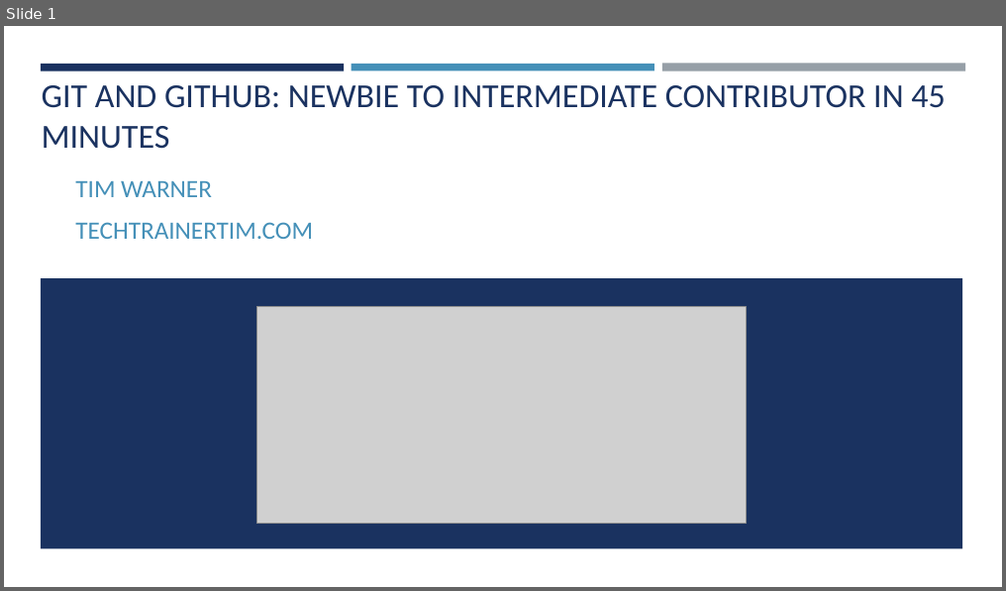
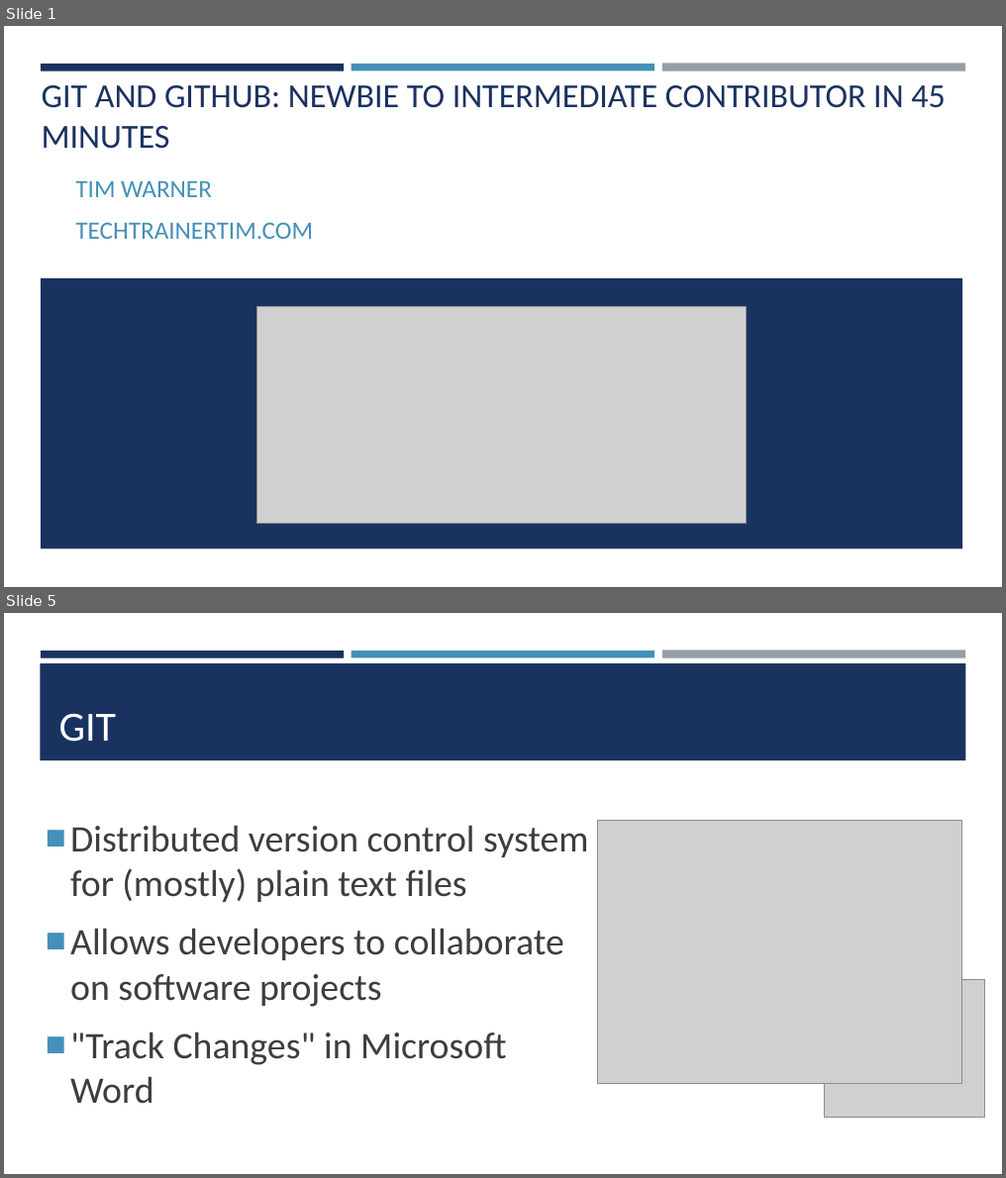
Before and after one commit to timothywarner/summer2019, a slide deck: psh on the river 2019/warner-github-2019.pptx. Shown one above the other, each under a label of ours: slide 1 before the commit, slides 1 and 5 after it; the slides between them are not shown. The pictures are 1006x591 and 1006x1178 pixels, drawn with LibreOffice and Linux fonts; fonts in the diff are those of the drawing; grey boxes stand for pictures; background and template pictures are left out. Boxes give left, top, right and bottom in pixels: in the first picture for what was removed or moved away, otherwise in the second. Text is boxed around its words. In the diff, an @@ line names an element or a change of style, - is before the commit and + after.

```diff
--- a/psh on the river 2019/warner-github-2019.pptx
+++ b/psh on the river 2019/warner-github-2019.pptx
@@ slide 5 added at [4,613,1002,1174], background #FFFFFF; not listed: 3 template elements that a slide beside it also shows @@
@@ rectangle added at [40,663,966,761], fill #1A3260 @@
@@ title added at [59,713,116,742], 40 pt, text #FFFFFF @@
+GIT
@@ picture added at [598,820,963,1083] @@
@@ text added at [70,825,588,1104], 36 pt, text #3D3D3D @@
+■ Distributed version control system for (mostly) plain text files
+■ Allows developers to collaborate on software projects
+■ "Track Changes" in Microsoft Word
@@ picture added at [824,980,985,1118] @@
```
Also in this commit, not shown: 3 slides changed, 15 other slides added, 6 slides removed, 2 other files.
